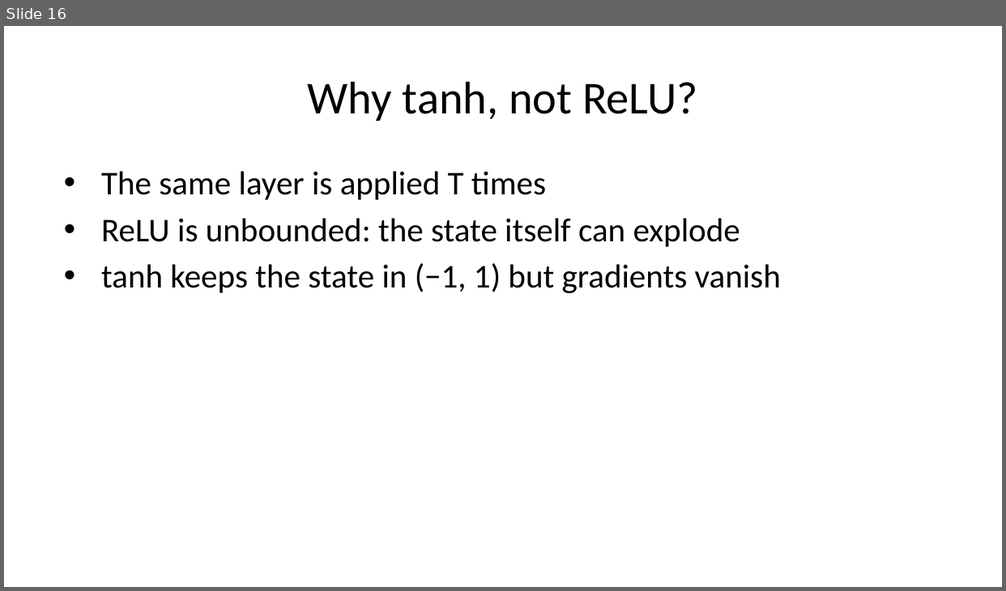
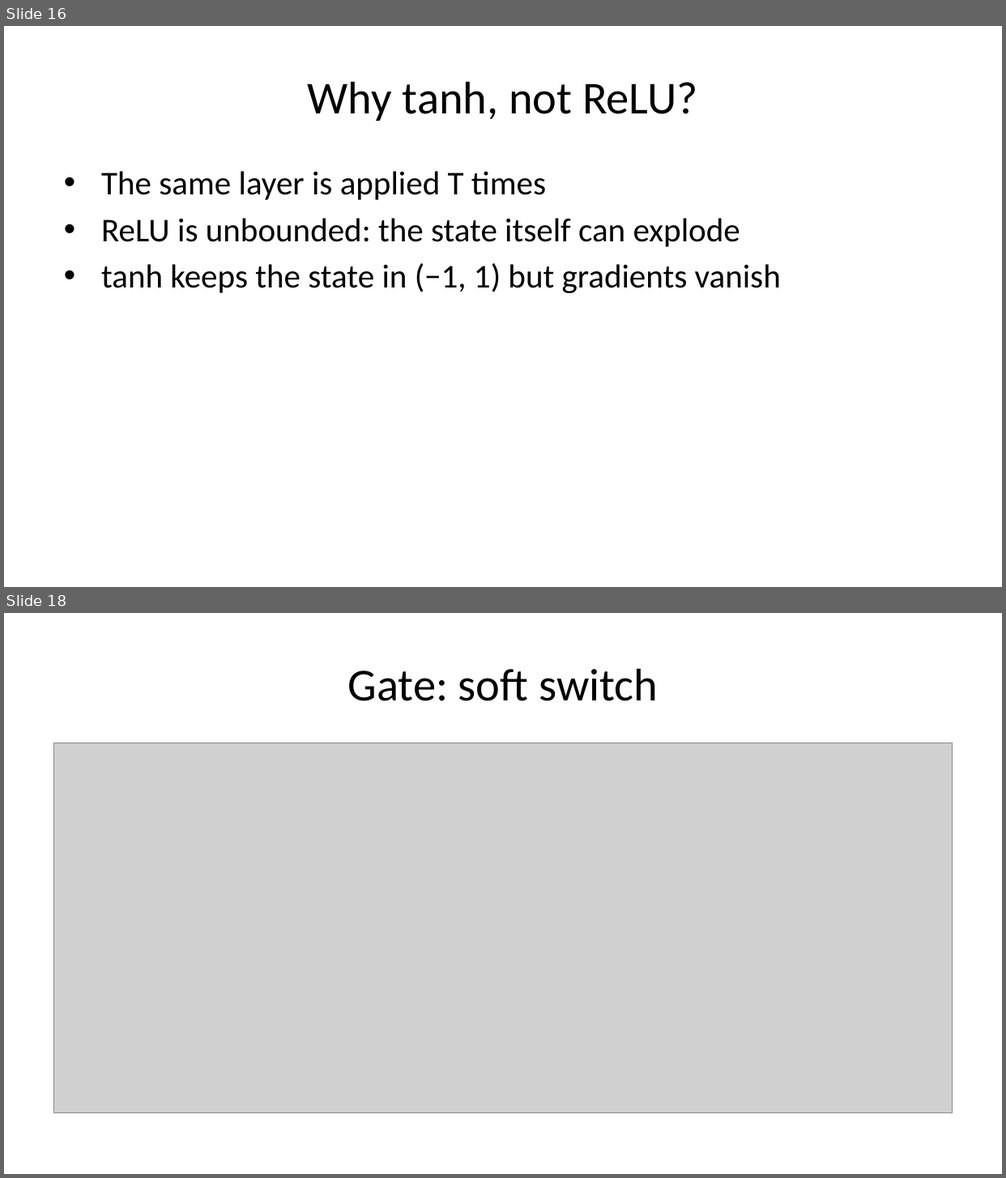
Before and after one commit to pauldubois98/AdcancedTopicsDataScience2026, a slide deck: Course10/slides.pptx. Shown one above the other, each under a label of ours: slide 16 before the commit, slides 16 and 18 after it; the slides between them are not shown. The pictures are 1006x591 and 1006x1178 pixels, drawn with LibreOffice and Linux fonts; fonts in the diff are those of the drawing; grey boxes stand for pictures. Boxes give left, top, right and bottom in pixels: in the first picture for what was removed or moved away, otherwise in the second. Text is boxed around its words. In the diff, an @@ line names an element or a change of style, - is before the commit and + after.

```diff
--- a/Course10/slides.pptx
+++ b/Course10/slides.pptx
@@ slide 18 added at [4, 613, 1002, 1174], background #FFFFFF @@
@@ title added at [348, 668, 658, 701], 33 pt, text #000000 @@
+Gate: soft switch
@@ picture added at [54, 743, 952, 1114] @@
```
Also in this commit, not shown: 3 slides changed, 4 other slides added, 3 slides removed.
